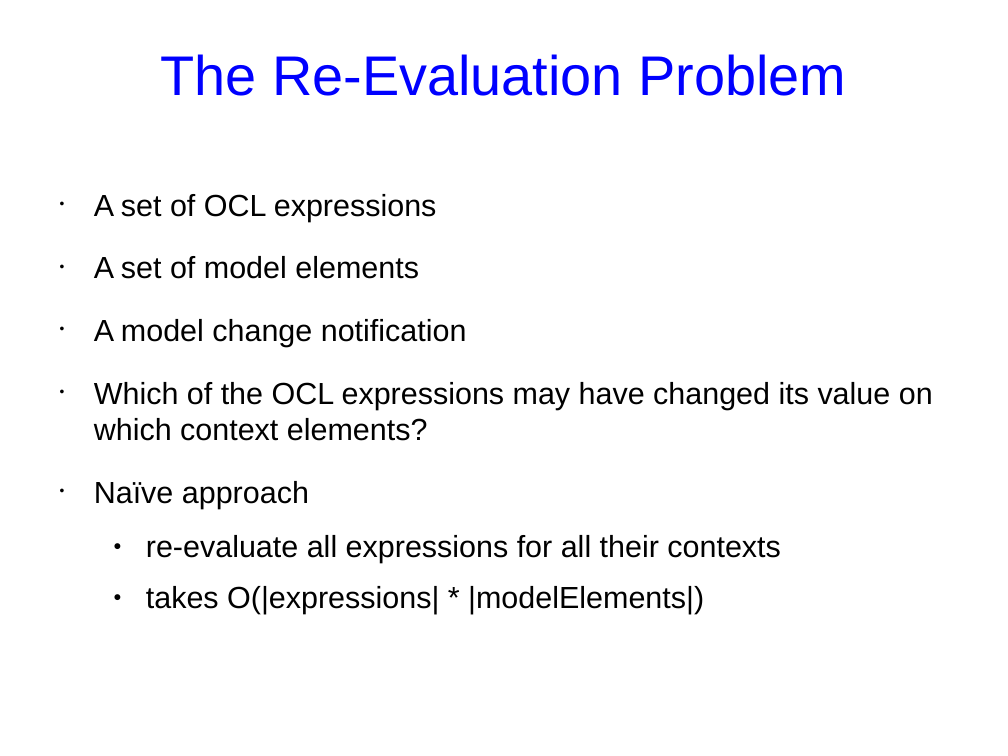
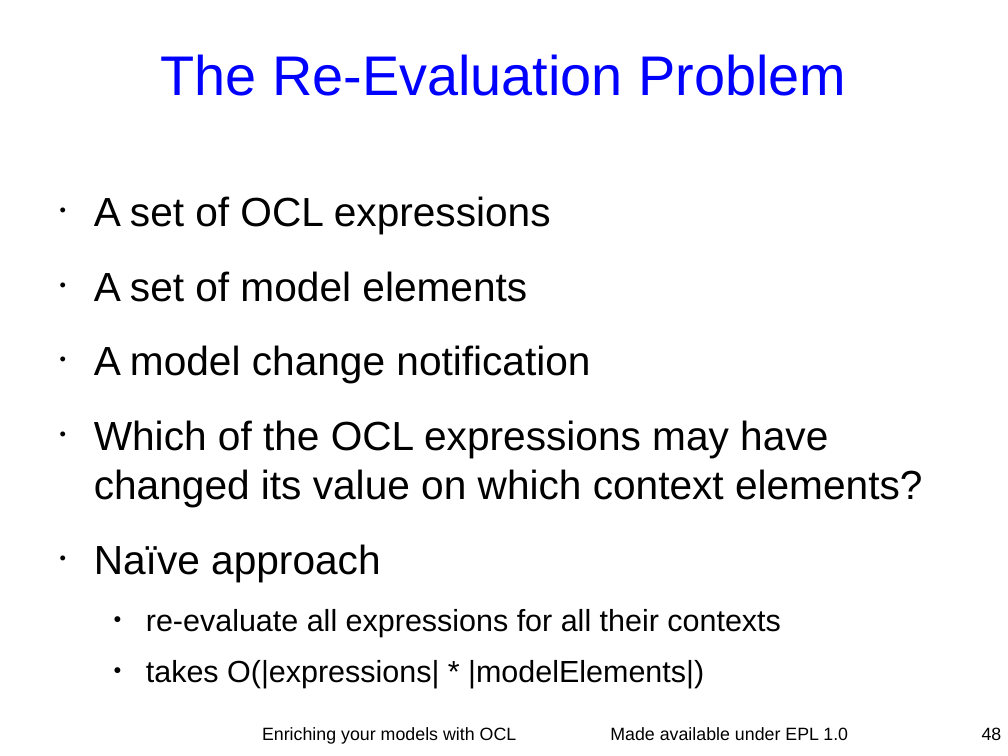
Before and after one commit to eclipse-ocl/ocl-website, a slide deck: slide 48 of ocl/docs/publications/ESE2010LongTalk/EnrichingWithOCL.odp. Drawn at 1008x756 pixels with LibreOffice and Linux fonts; fonts in the diff are those of the drawing. Boxes give left, top, right and bottom in pixels: in the first picture for what was removed or moved away, otherwise in the second. Text is boxed around its words. In the diff, an @@ line names an element or a change of style, - is before the commit and + after.

```diff
--- a/ocl/docs/publications/ESE2010LongTalk/EnrichingWithOCL.odp
+++ b/ocl/docs/publications/ESE2010LongTalk/EnrichingWithOCL.odp
@@ text at <box>94,196,922,582</box>: size 24 to 32 pt in "A set of OCL expressions", "A set of model elements", "A model change notification", "Which of the OCL expressions may have ..." and 1 more places @@
@@ text added at <box>262,727,517,744</box>, 14 pt, text #000000 @@
+Enriching your models with OCL
@@ text added at <box>610,727,848,740</box>, 14 pt, text #000000 @@
+Made available under EPL 1.0
@@ page number added at <box>982,727,1002,740</box>, 14 pt, text #000000 @@
+48
```
Also in this commit, not shown: 15 other slides changed, 1 slide added, 1 slide removed.
